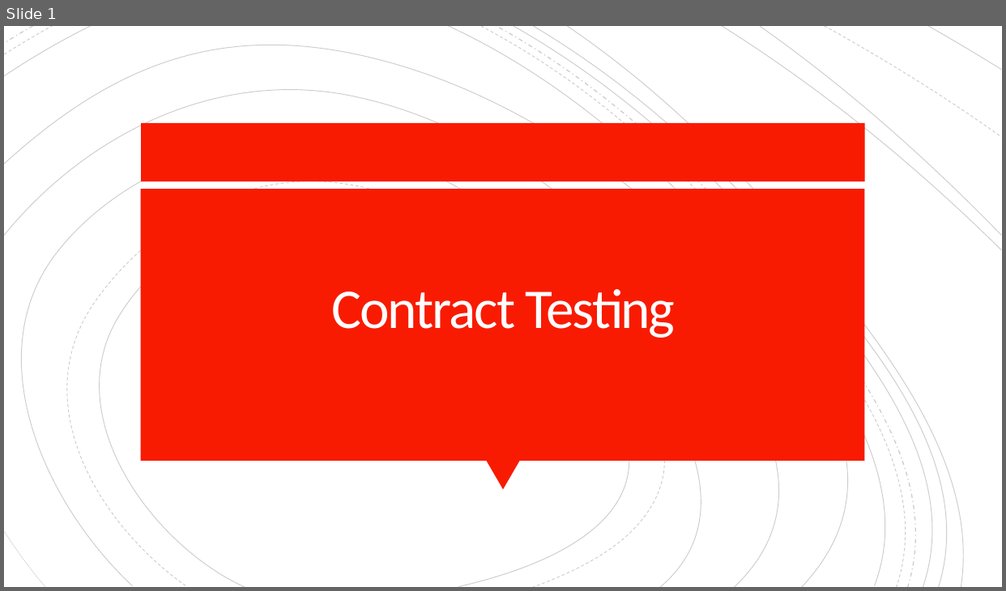
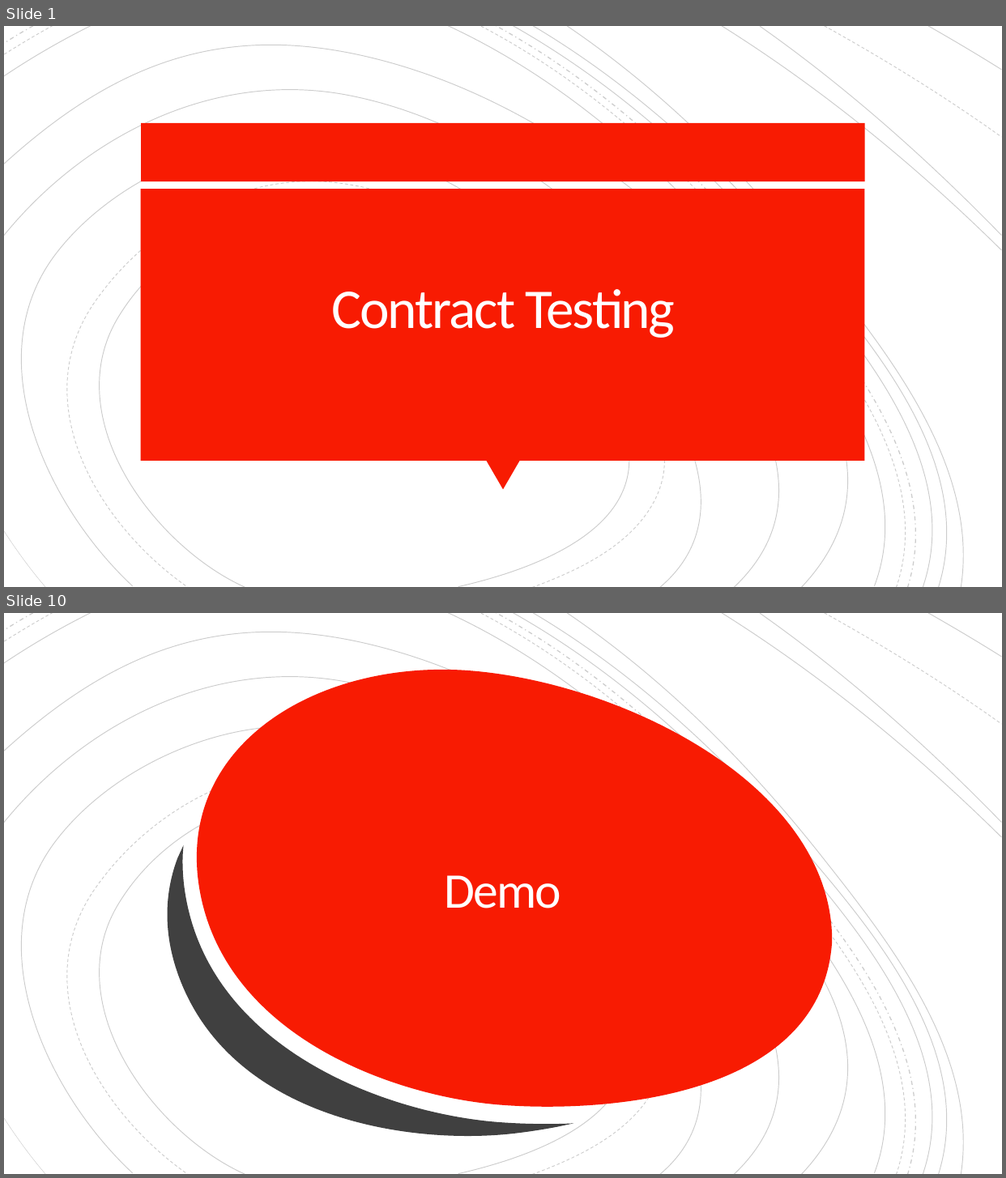
Before and after one commit to gigapr/Presentations, a slide deck: ConsumerDrivenContract.pptx. Shown one above the other, each under a label of ours: slide 1 before the commit, slides 1 and 10 after it; the slides between them are not shown. The pictures are 1006x591 and 1006x1178 pixels, drawn with LibreOffice and Linux fonts; fonts in the diff are those of the drawing. Boxes give left, top, right and bottom in pixels: in the first picture for what was removed or moved away, otherwise in the second. Text is boxed around its words. In the diff, an @@ line names an element or a change of style, - is before the commit and + after.

```diff
--- a/ConsumerDrivenContract.pptx
+++ b/ConsumerDrivenContract.pptx
@@ slide 10 added at [4, 613, 1002, 1174], background #FFFFFF @@
@@ rectangle added at [4, 613, 1002, 1174], fill #FFFFFF @@
@@ group added at [4, 613, 1000, 1174]: 18 freeform shapes @@
@@ group added at [4, 613, 1002, 1174]: 19 freeform shapes @@
@@ group added at [4, 613, 1002, 1174]: 19 freeform shapes @@
@@ freeform shape added at [197, 670, 832, 1107], fill #F81B02 @@
@@ freeform shape added at [152, 782, 574, 1174], fill #404040 @@
@@ title added at [445, 875, 561, 909], 48 pt, text #FFFEFF @@
+Demo
```
Also in this commit, not shown: 3 slides changed, 5 other slides added.
